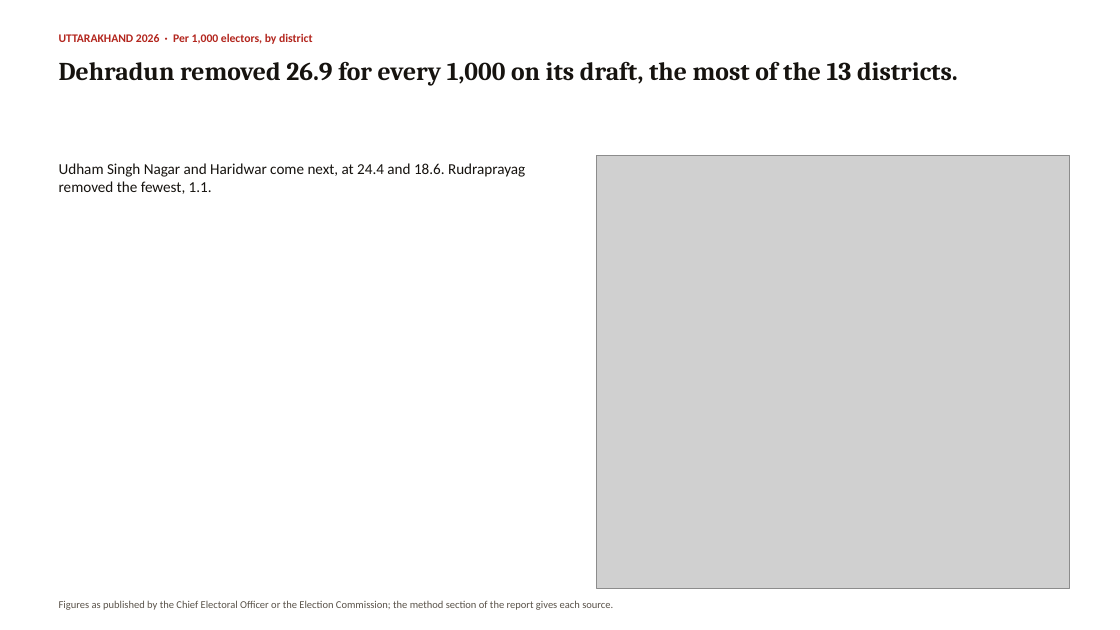
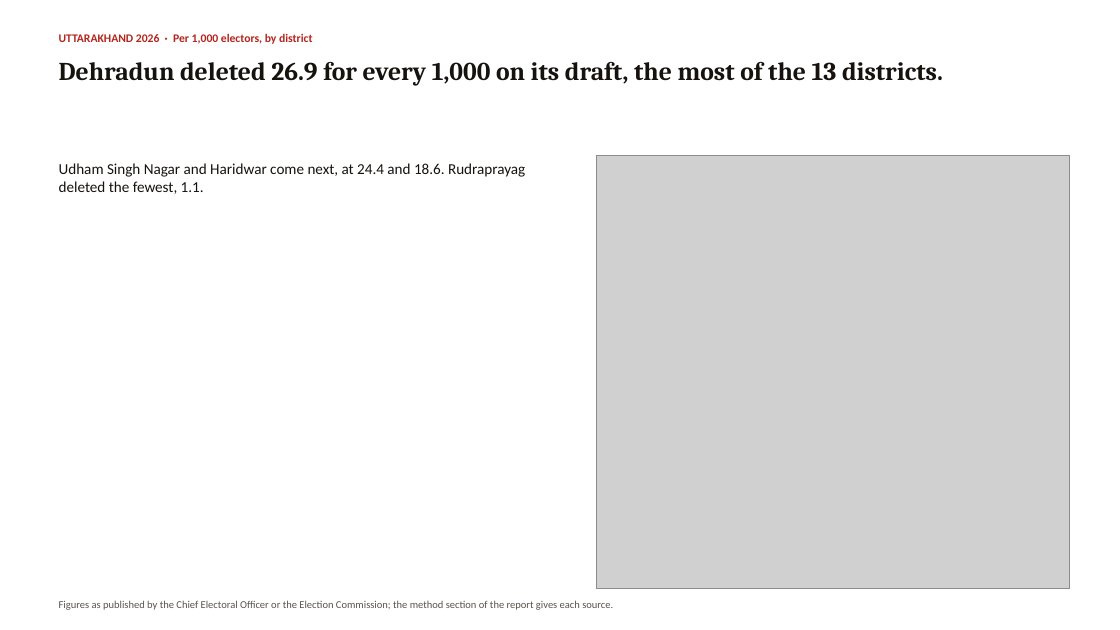
Before and after one commit to Varnasr/INDIA-DATA, a slide deck: slide 7 of reports/uttarakhand-sir-2026-deck.pptx. Drawn at 1120x630 pixels with LibreOffice and Linux fonts; fonts in the diff are those of the drawing; grey boxes stand for pictures. Boxes give left, top, right and bottom in pixels: in the first picture for what was removed or moved away, otherwise in the second. Text is boxed around its words. In the diff, an @@ line names an element or a change of style, - is before the commit and + after.

```diff
--- a/reports/uttarakhand-sir-2026-deck.pptx
+++ b/reports/uttarakhand-sir-2026-deck.pptx
@@ text at (x1=59, y1=62, x2=943, y2=85): text changed @@
-Dehradun removed 26.9 for every 1,000 on its draft, the most of the 13 districts.
+Dehradun deleted 26.9 for every 1,000 on its draft, the most of the 13 districts.
@@ text at (x1=59, y1=163, x2=525, y2=194): text changed @@
-Udham Singh Nagar and Haridwar come next, at 24.4 and 18.6. Rudraprayag removed the fewest, 1.1.
+Udham Singh Nagar and Haridwar come next, at 24.4 and 18.6. Rudraprayag deleted the fewest, 1.1.
```
Also in this commit, not shown: 4 other slides changed, 5 other files.
